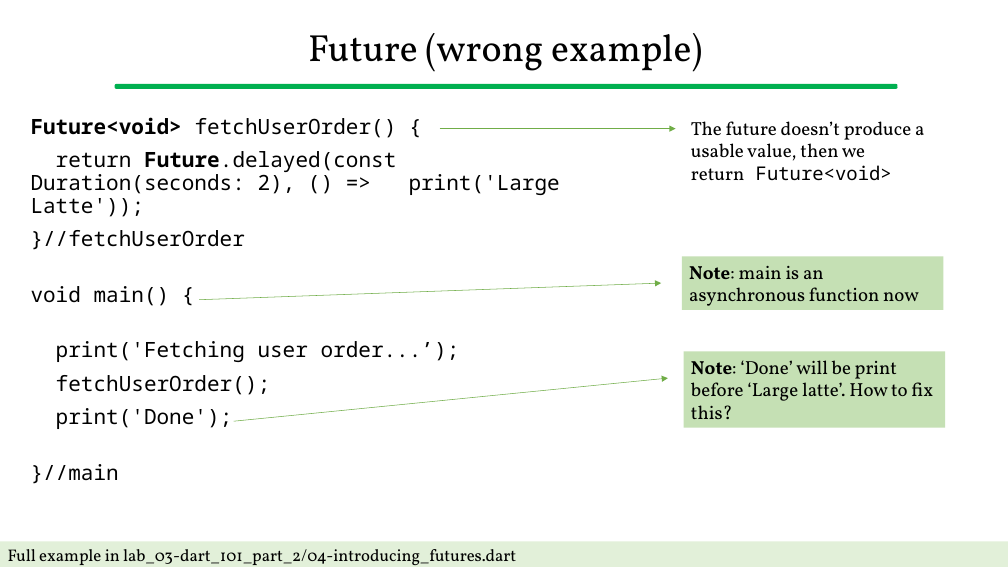
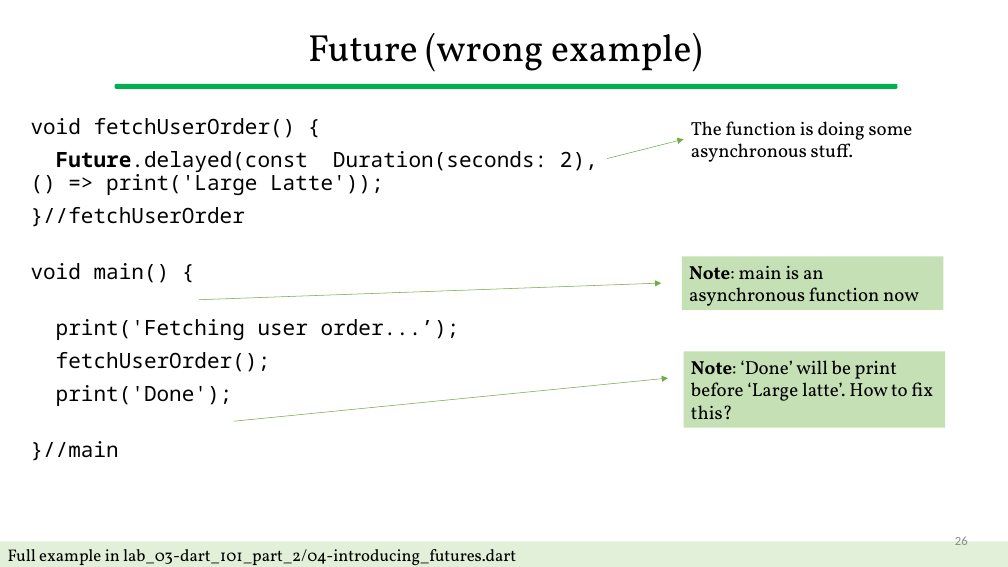
Before and after one commit to gcappon/bwthw, a slide deck: slide 26 of lab_03-dart_101_part_2/lab_03-dart_101_part_2.pptx. Drawn at 1008x567 pixels with LibreOffice and Linux fonts; fonts in the diff are those of the drawing. Boxes give left, top, right and bottom in pixels: in the first picture for what was removed or moved away, otherwise in the second. Text is boxed around its words. In the diff, an @@ line names an element or a change of style, - is before the commit and + after.

```diff
--- a/lab_03-dart_101_part_2/lab_03-dart_101_part_2.pptx
+++ b/lab_03-dart_101_part_2/lab_03-dart_101_part_2.pptx
@@ text at [31, 118, 598, 195]: text changed @@
-Future<void> fetchUserOrder() {
-return Future.delayed(const Duration(seconds: 2), () => print('Large Latte'));
+void fetchUserOrder() {
+Future.delayed(const Duration(seconds: 2), () => print('Large Latte'));
@@ arrow moved from (439, 129) - (676, 129) to (607, 159) - (684, 139) @@
@@ text at [691, 121, 913, 162]: text changed @@
-The future doesn’t produce a usable value, then we return Future<void>
+The function is doing some asynchronous stuff.
@@ page number added at [955, 536, 968, 545], 12 pt, text #8C8C8C @@
+26
```
Also in this commit, not shown: 35 other slides changed, 17 other files.
